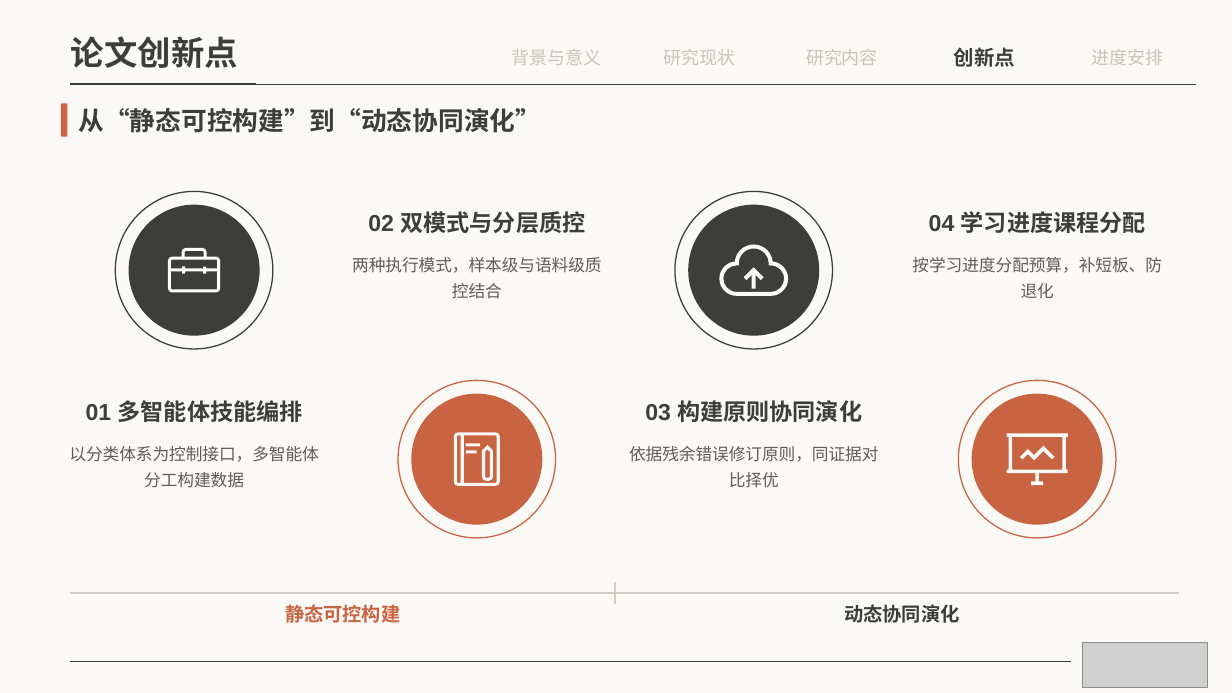
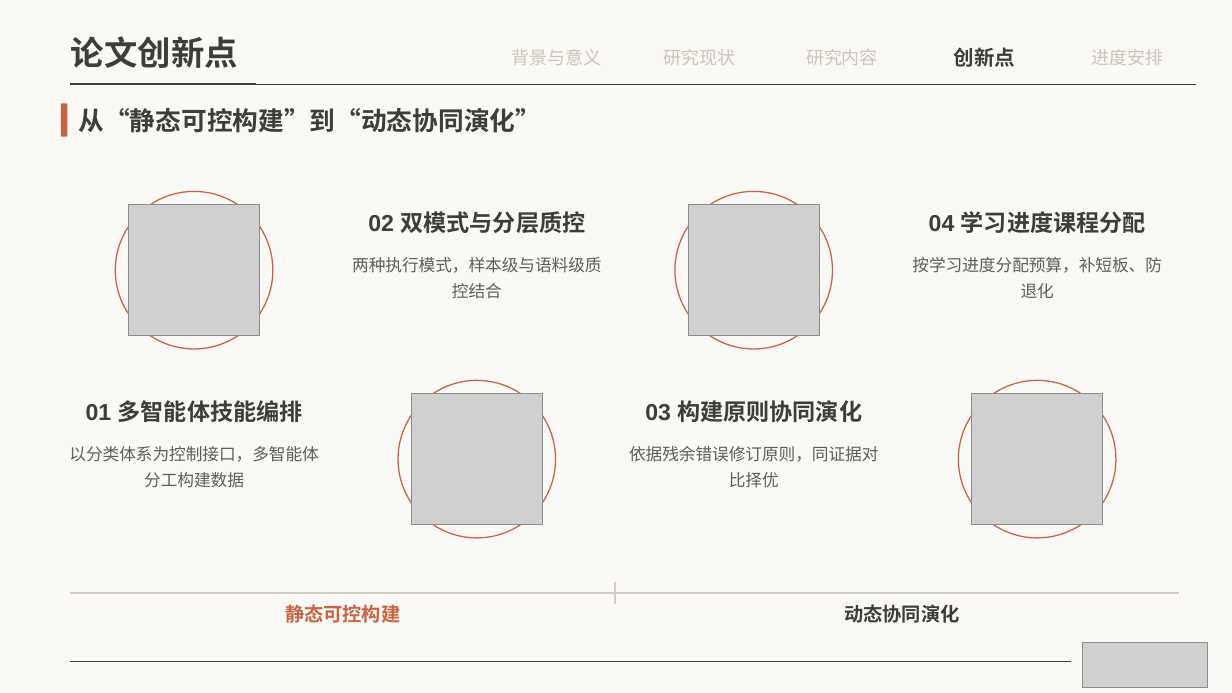
Before and after one commit to irving-2222/Graduation-Thesis, a slide deck: slide 19 of 开题答辩.pptx. Drawn at 1232x693 pixels with LibreOffice and Linux fonts; fonts in the diff are those of the drawing; grey boxes stand for pictures. Boxes give left, top, right and bottom in pixels: in the first picture for what was removed or moved away, otherwise in the second. Text is boxed around its words. In the diff, an @@ line names an element or a change of style, - is before the commit and + after.

```diff
--- a/开题答辩.pptx
+++ b/开题答辩.pptx
@@ ellipse at [116,191,274,349]: outline #3D3D3A 1 pt to #C96442 1 pt @@
@@ ellipse at [128,205,260,336]: fill #3D3D3A to #CC785C @@
@@ picture added at [128,205,260,336] @@
@@ ellipse at [675,191,833,349]: outline #3D3D3A 1 pt to #C96442 1 pt @@
@@ ellipse at [689,205,820,336]: fill #3D3D3A to #CC785C @@
@@ picture added at [689,205,820,336] @@
@@ freeform shape removed at [168,248,221,292] @@
@@ freeform shape removed at [720,245,788,297] @@
@@ freeform shape removed at [744,267,764,288] @@
@@ ellipse at [411,394,543,525]: fill #C96442 to #CC785C @@
@@ picture added at [411,394,543,525] @@
@@ ellipse at [972,394,1104,525]: fill #C96442 to #CC785C @@
@@ picture added at [972,394,1104,525] @@
@@ group removed at [454,433,500,486]: 2 freeform shapes, 2 rectangles @@
@@ freeform shape removed at [1006,433,1067,485] @@
@@ freeform shape removed at [1020,445,1055,460] @@
```
Also in this commit, not shown: 12 other slides changed, 1 other file.
